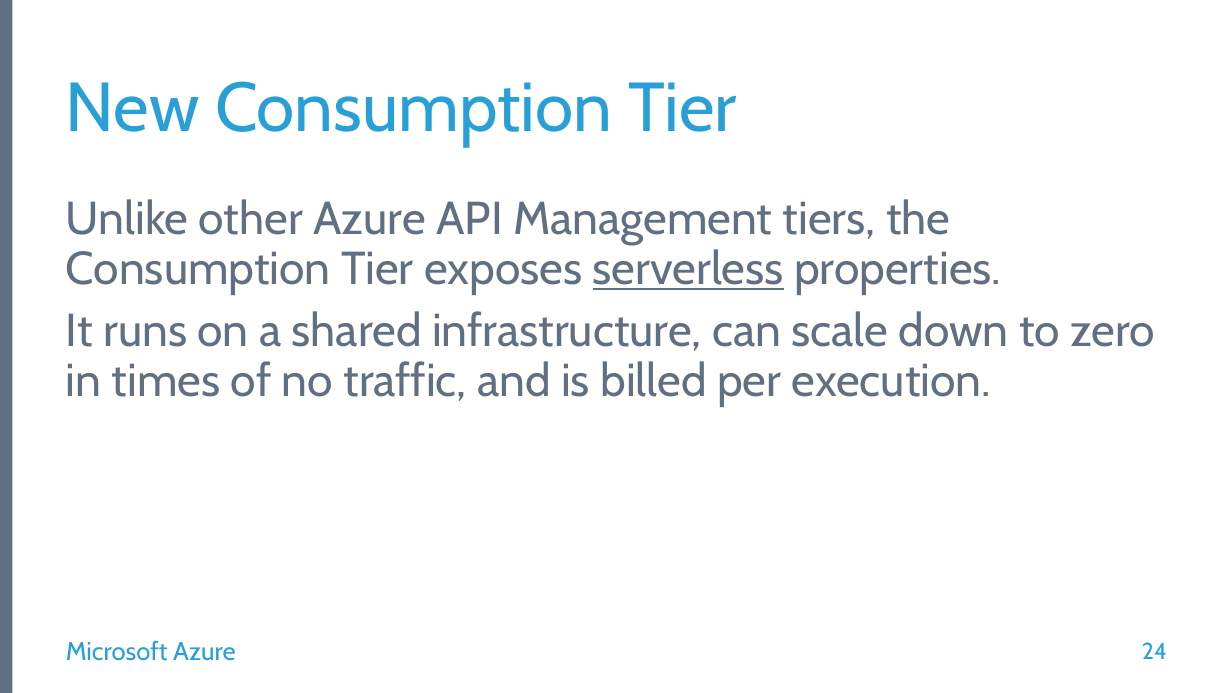
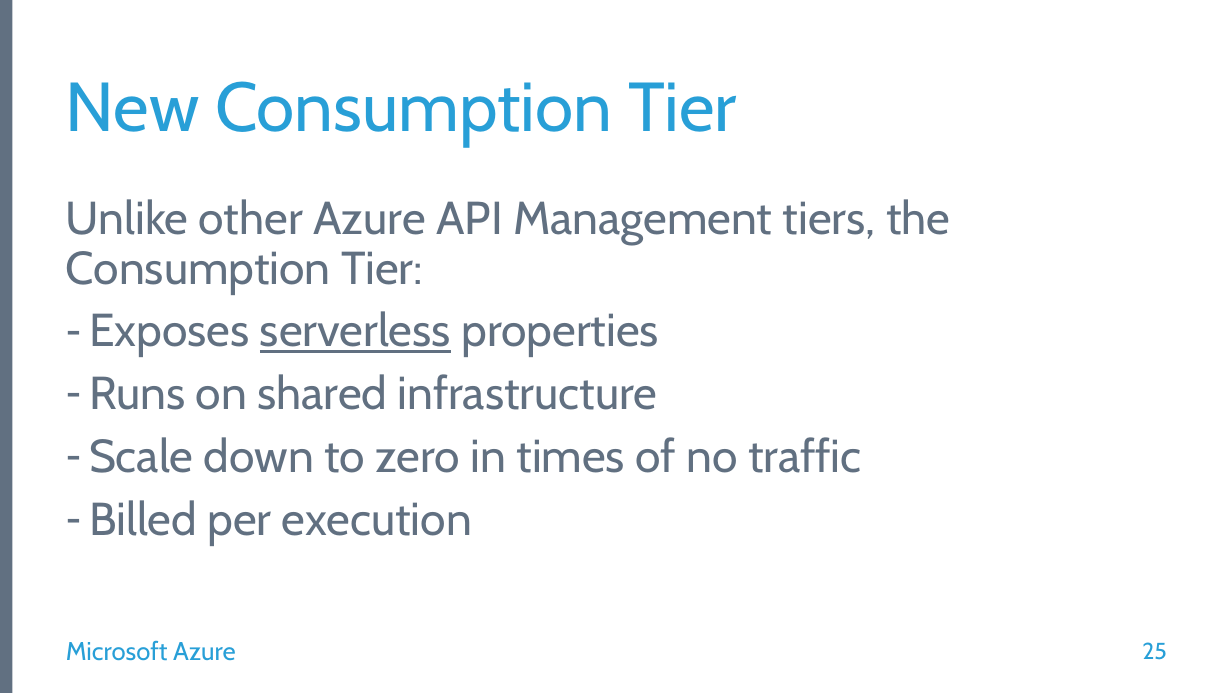
Before and after one commit to calloncampbell/Azure-API-Management-Demo, a slide deck: slide 25 of Presentation/Exposing Services with Azure API Management.pptx (slide 24 before the commit). Drawn at 1232x693 pixels with LibreOffice and Linux fonts; fonts in the diff are those of the drawing; background and template pictures are left out. Boxes give left, top, right and bottom in pixels: in the first picture for what was removed or moved away, otherwise in the second. Text is boxed around its words. In the diff, an @@ line names an element or a change of style, - is before the commit and + after.

```diff
--- a/Presentation/Exposing Services with Azure API Management.pptx
+++ b/Presentation/Exposing Services with Azure API Management.pptx
@@ text at (66, 199, 950, 546): text changed @@
-Unlike other Azure API Management tiers, the Consumption Tier exposes serverless properties.
-It runs on a shared infrastructure, can scale down to zero in times of no traffic, and is billed per execution.
+Unlike other Azure API Management tiers, the Consumption Tier:
+– Exposes serverless properties
+– Runs on shared infrastructure
+– Scale down to zero in times of no traffic
+– Billed per execution
@@ page number at (1142, 642, 1167, 660): text changed @@
-24
+25
```
Also in this commit, not shown: 3 other slides changed, 1 slide added, 3 other files.
